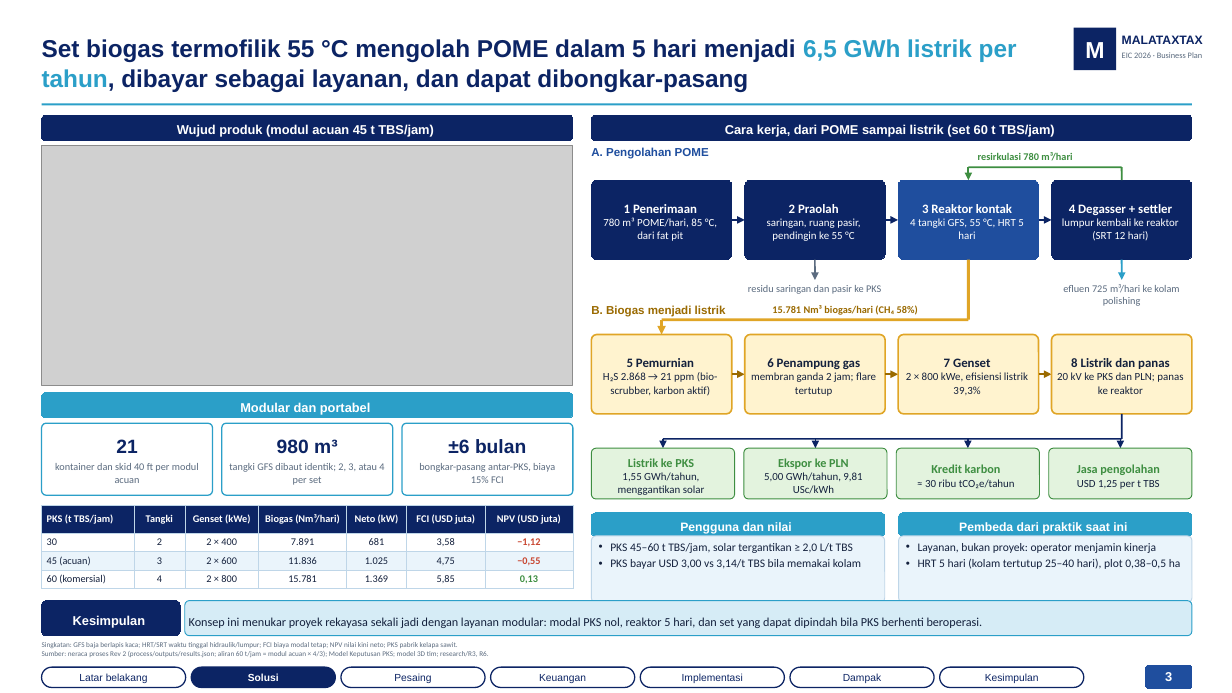
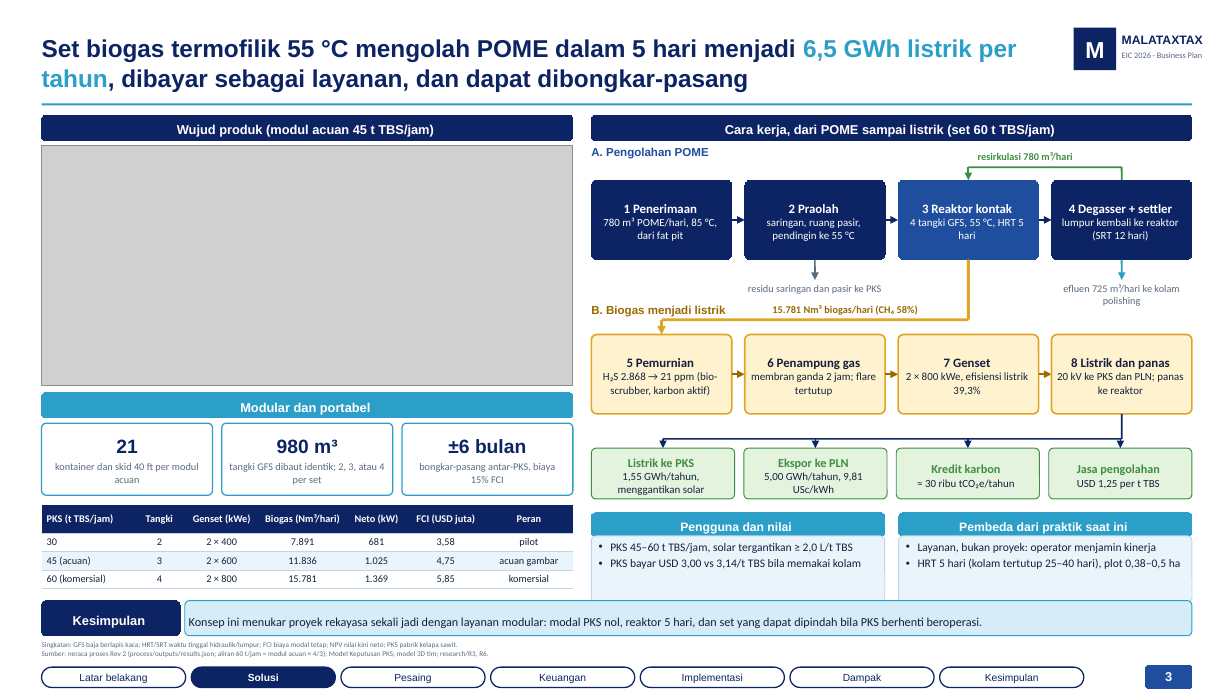
Before and after one commit to teknikchemical-ctrl/aspebindo, a slide deck: slide 3 of deck/EIC2026_PITCHDECK_MALATAXTAX.pptx. Drawn at 1232x693 pixels with LibreOffice and Linux fonts; fonts in the diff are those of the drawing; grey boxes stand for pictures. Boxes give left, top, right and bottom in pixels: in the first picture for what was removed or moved away, otherwise in the second. Text is boxed around its words. In the diff, an @@ line names an element or a change of style, - is before the commit and + after.

```diff
--- a/deck/EIC2026_PITCHDECK_MALATAXTAX.pptx
+++ b/deck/EIC2026_PITCHDECK_MALATAXTAX.pptx
@@ table at [42,506,573,598] @@
-row 1, column 7: NPV (USD juta)
+row 1, column 7: Peran
-row 2, column 7: −1,12
+row 2, column 7: pilot
-row 3, column 7: −0,55
+row 3, column 7: acuan gambar
-row 4, column 7: 0,13
+row 4, column 7: komersial
@@ borders changed @@
```
Also in this commit, not shown: 8 other slides changed, 24 other files.
